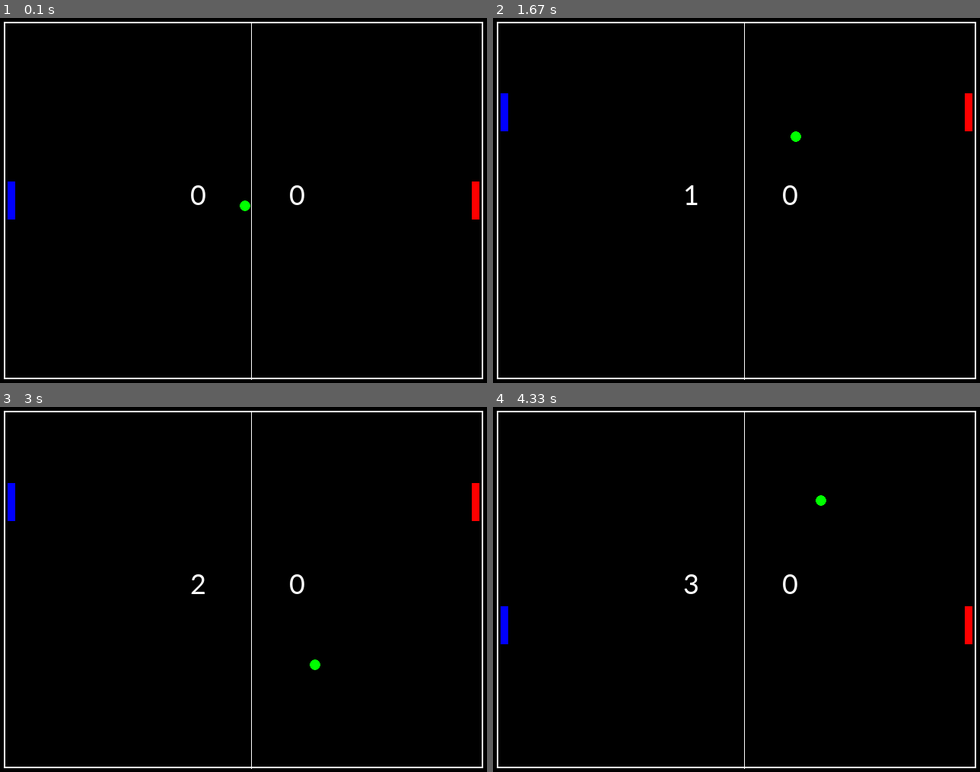
Above: before the commit, frames 1-4 (two rows, left to right).
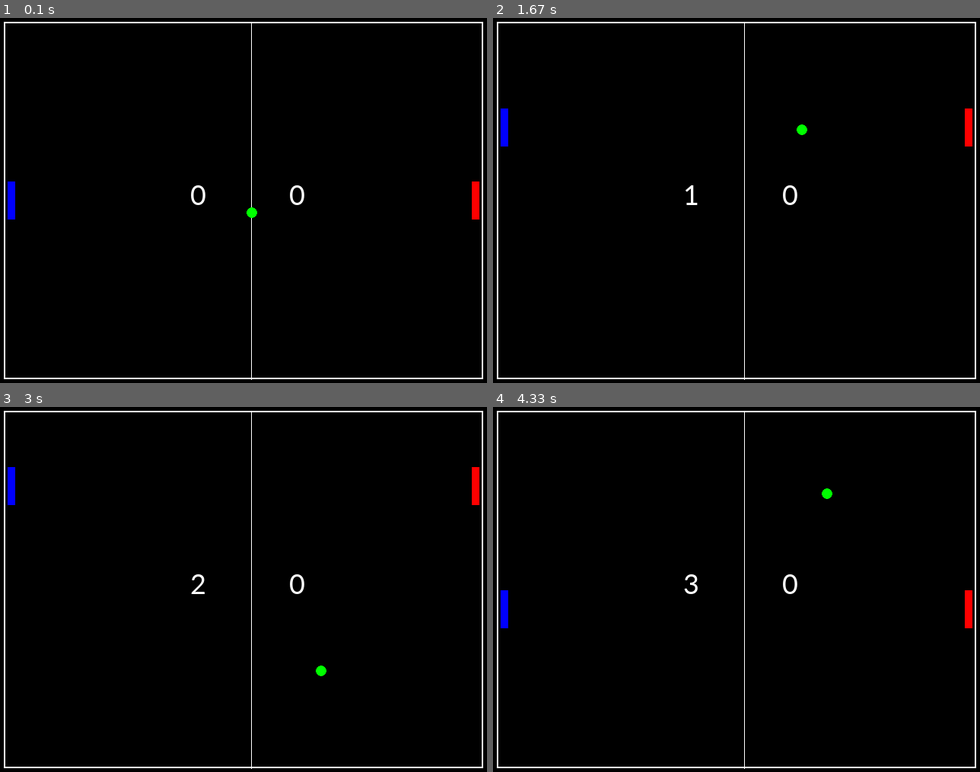
Above: after the commit, the same moments.

Repository: DavidYi/Pygame-Elective
Game: pygame game, started from GameManager.py
Same seed, same stepped clock (60 frames per second), same inputs: the game is played once before the commit and once after it.
Inputs:
- Up to frame 1 (0.1 s): no input
- Up to frame 2 (1.67 s): hold Up 0.33-0.8 s; hold Down 0.83-1.13 s; hold S 0.83-1.13 s; hold Up 1.17-1.53 s; hold W 1.17-1.53 s; hold Down from 1.57 s (still down); hold S from 1.57 s (still down)
- Up to frame 3 (3 s): release Down at 1.93 s; release S at 1.93 s; hold Up 1.97-2.27 s; hold W 1.97-2.27 s; hold Down 2.3-2.6 s; hold S 2.3-2.6 s; hold Up from 2.63 s (still down); hold W from 2.63 s (still down)
- Up to frame 4 (4.33 s): release Up at 3 s; release W at 3 s; hold Down 3.03-3.4 s; hold S 3.03-3.4 s; hold Up 3.43-3.73 s; hold W 3.43-3.73 s; hold Down 3.77-4.07 s; hold S 3.77-4.07 s; hold Up from 4.1 s (still down); hold W from 4.1 s (still down)

The runs differ from the first frame. In frame 1, less than 0.1% of the frame differs, in the area x 49-53%, y 50-55%; in frame 2, 0.4%; in frame 3, 0.4%; in frame 4, 0.4%, in the area x 1-99%, y 22-65%.

Commit message:
curveball

Diff:
--- a/GameManager.py
+++ b/GameManager.py
@@ -31,6 +31,7 @@
 bar1_move, bar2_move = 0. , 0.
 speed_x, speed_y, speed_circ = 250., 250., 500.
 bar1_score, bar2_score = 0, 0
+SPEED_X, SPEED_Y = 250, 250
 # clock and font objects
 clock = pygame.time.Clock()
 font = pygame.font.SysFont("calibri", 40)
@@ -83,7 +84,7 @@
     elif bar2_y <= 10.:
         bar2_y = 10.
 # movement of circle
-    time_passed = clock.tick(30)
+    time_passed = clock.tick(60)
     time_sec = time_passed / 1000.0
 
     circle_x += speed_x * time_sec
@@ -94,22 +95,27 @@
     if circle_x <= bar1_x + 10.:
         if circle_y >= bar1_y - 7.5 and circle_y <= bar1_y + 42.5:
             circle_x = 20.
-            speed_x = -speed_x + 100
+            speed_x = -speed_x
+            speed_x += 20
     if circle_x >= bar2_x - 15.:
         if circle_y >= bar2_y - 7.5 and circle_y <= bar2_y + 42.5:
             circle_x = 605.
-            speed_x = -speed_x + 100
+            speed_x = -speed_x
+            speed_x += -20
     if circle_x < 5.:
         bar2_score += 1
         circle_x, circle_y = 320., 232.5
         bar1_y, bar2_y = 215., 215.
+        speed_x = SPEED_X
     elif circle_x > 620.:
         bar1_score += 1
         circle_x, circle_y = 307.5, 232.5
         bar1_y, bar2_y = 215., 215.
+        speed_x = SPEED_X
     if circle_y <= 10.:
         speed_y = -speed_y
         circle_y = 10.
+
     elif circle_y >= 457.5:
         speed_y = -speed_y
         circle_y = 457.5
